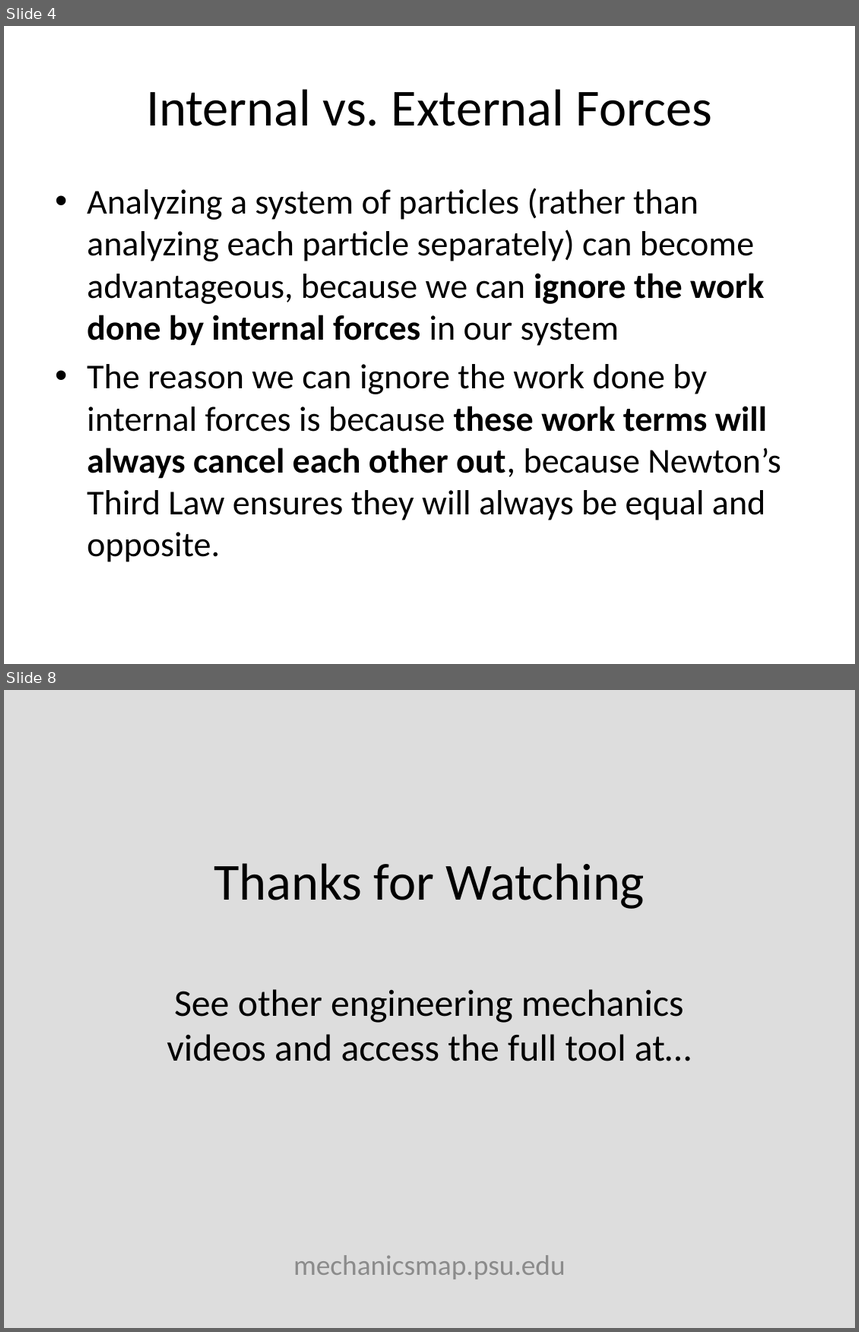
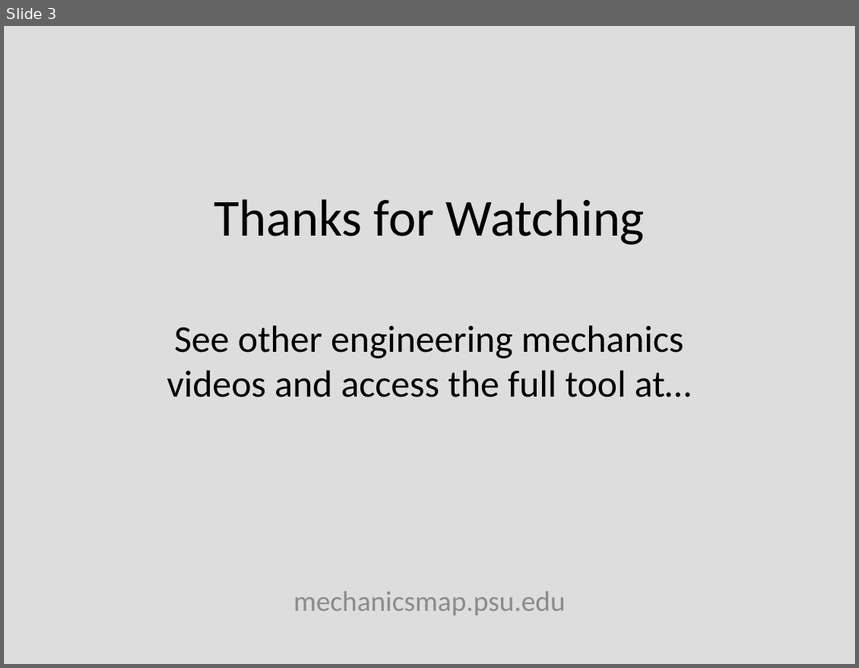
Before and after one commit to JacobMoore/mechanics_textbook, a slide deck: Lecture Slides/VideoLectureSlides/9.3.pptx. Shown one above the other, each under a label of ours: slides 4 and 8 before the commit, slide 3 after it; the slides between them are not shown. The pictures are 859x1332 and 859x668 pixels, drawn with LibreOffice and Linux fonts; fonts in the diff are those of the drawing; background and template pictures are left out. Boxes give left, top, right and bottom in pixels: in the first picture for what was removed or moved away, otherwise in the second. Text is boxed around its words. In the diff, an @@ line names an element or a change of style, - is before the commit and + after.

```diff
--- a/Lecture Slides/VideoLectureSlides/9.3.pptx
+++ b/Lecture Slides/VideoLectureSlides/9.3.pptx
@@ slide 4 removed at (x1=4, y1=26, x2=855, y2=664), background #FFFFFF @@
@@ title removed at (x1=146, y1=89, x2=712, y2=126) @@
-Internal vs. External Forces
@@ text removed at (x1=87, y1=188, x2=781, y2=563) @@
-• Analyzing a system of particles (rather than analyzing each particle separately) can become advantageous, because we can ignore the work done by internal forces in our system
-• The reason we can ignore the work done by internal forces is because these work terms will always cancel each other out, because Newton’s Third Law ensures they will always be equal and opposite.
@@ what was slide 8 is now slide 3 @@
```
Also in this commit, not shown: 1 slide changed, 1 slide added, 7 other slides removed, 21 other files.
